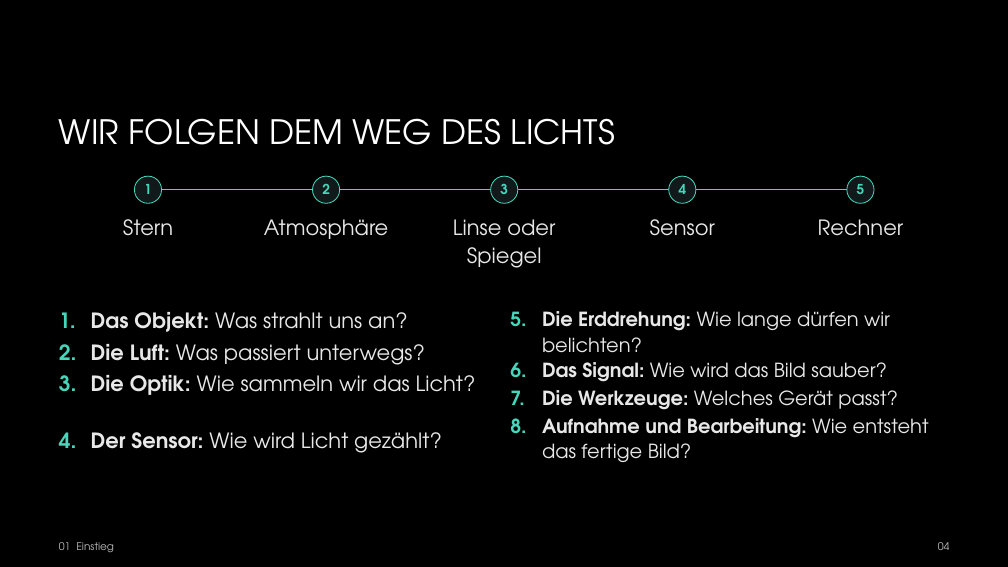
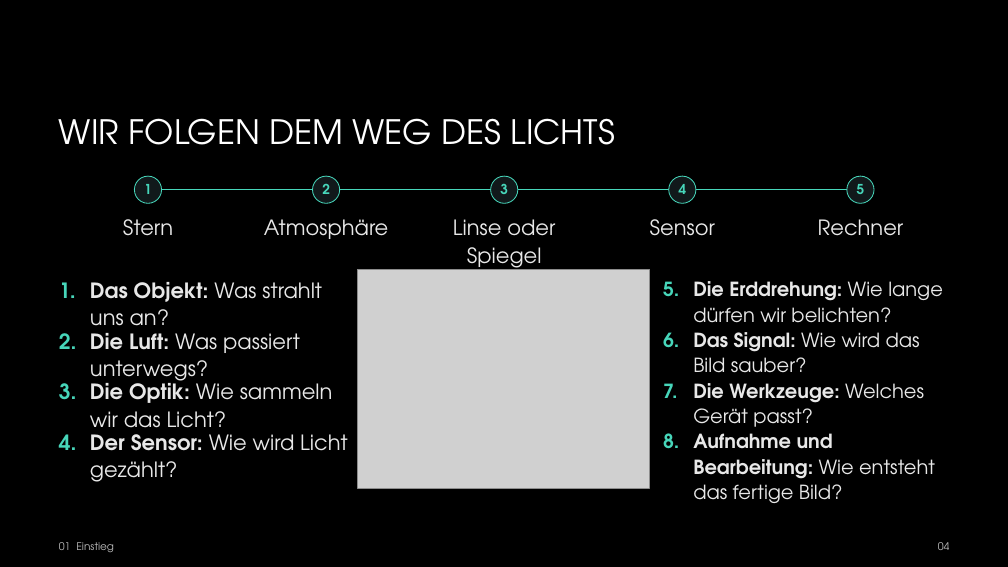
Before and after one commit to hagen-gloetter/Vortrag-Astrofotografie-VHS, a slide deck: slide 4 of Präsenation/Astro-fotografie.pptx. Drawn at 1008x567 pixels with LibreOffice and Linux fonts; fonts in the diff are those of the drawing; grey boxes stand for pictures; background and template pictures are left out. Boxes give left, top, right and bottom in pixels: in the first picture for what was removed or moved away, otherwise in the second. Text is boxed around its words. In the diff, an @@ line names an element or a change of style, - is before the commit and + after.

```diff
--- a/Präsenation/Astro-fotografie.pptx
+++ b/Präsenation/Astro-fotografie.pptx
@@ picture added at (x1=358, y1=269, x2=650, y2=488) @@
@@ text "1." moved from (x1=59, y1=312, x2=76, y2=328) to (x1=59, y1=282, x2=76, y2=298) @@
@@ text "Das Objekt: Was strahlt uns ..." rewrapped from (x1=91, y1=312, x2=408, y2=332) to (x1=90, y1=282, x2=322, y2=335) @@
@@ text "5." moved from (x1=510, y1=311, x2=526, y2=327) to (x1=663, y1=281, x2=679, y2=296) @@
@@ text "Die Erddrehung: Wie lange dürfen ..." rewrapped from (x1=542, y1=311, x2=890, y2=353) to (x1=693, y1=281, x2=943, y2=323) @@
@@ text "2." moved from (x1=59, y1=344, x2=77, y2=360) to (x1=59, y1=333, x2=77, y2=349) @@
@@ text "Die Luft: Was passiert unterwegs?" rewrapped from (x1=91, y1=344, x2=425, y2=365) to (x1=90, y1=333, x2=300, y2=386) @@
@@ text "6." moved from (x1=510, y1=362, x2=526, y2=378) to (x1=663, y1=332, x2=679, y2=348) @@
@@ text "Das Signal: Wie wird das ..." rewrapped from (x1=542, y1=362, x2=887, y2=382) to (x1=693, y1=332, x2=920, y2=373) @@
@@ text "3." moved from (x1=59, y1=375, x2=77, y2=392) to (x1=59, y1=383, x2=77, y2=400) @@
@@ text "Die Optik: Wie sammeln wir ..." rewrapped from (x1=91, y1=375, x2=476, y2=395) to (x1=90, y1=376, x2=333, y2=437) @@
@@ text "7." moved from (x1=510, y1=390, x2=524, y2=405) to (x1=663, y1=383, x2=677, y2=398) @@
@@ text "Die Werkzeuge: Welches Gerät passt?" rewrapped from (x1=542, y1=390, x2=898, y2=410) to (x1=693, y1=383, x2=924, y2=427) @@
@@ text "Der Sensor: Wie wird Licht ..." rewrapped from (x1=91, y1=432, x2=442, y2=453) to (x1=90, y1=427, x2=347, y2=482) @@
@@ text "8." moved from (x1=510, y1=418, x2=526, y2=434) to (x1=663, y1=433, x2=679, y2=449) @@
@@ text "Aufnahme und Bearbeitung: Wie entsteht ..." rewrapped from (x1=542, y1=418, x2=929, y2=462) to (x1=693, y1=433, x2=935, y2=503) @@
```
Also in this commit, not shown: 27 other slides changed, 12 other files.
